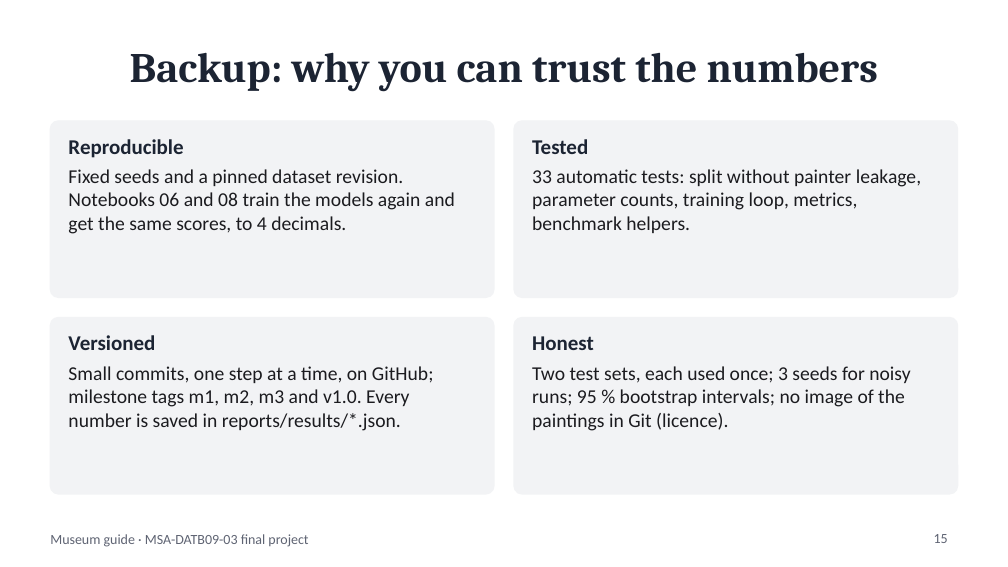
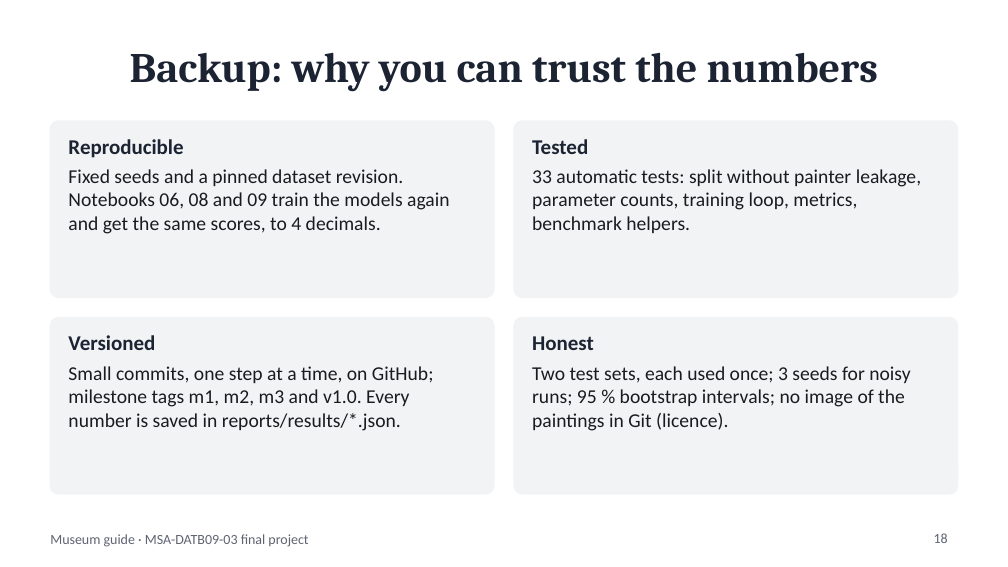
Before and after one commit to BenjaminAHS/neural-network-project, a slide deck: slide 18 of docs/museum_guide_presentation.pptx (slide 15 before the commit). Drawn at 1008x567 pixels with LibreOffice and Linux fonts; fonts in the diff are those of the drawing. Boxes give left, top, right and bottom in pixels: in the first picture for what was removed or moved away, otherwise in the second. Text is boxed around its words. In the diff, an @@ line names an element or a change of style, - is before the commit and + after.

```diff
--- a/docs/museum_guide_presentation.pptx
+++ b/docs/museum_guide_presentation.pptx
@@ text at [68,169,449,234]: text changed @@
-Fixed seeds and a pinned dataset revision. Notebooks 06 and 08 train the models again and get the same scores, to 4 decimals.
+Fixed seeds and a pinned dataset revision. Notebooks 06, 08 and 09 train the models again and get the same scores, to 4 decimals.
@@ page number at [934,533,948,543]: text changed @@
-15
+18
```
Also in this commit, not shown: 15 other slides changed, 3 slides added, 14 other files.
